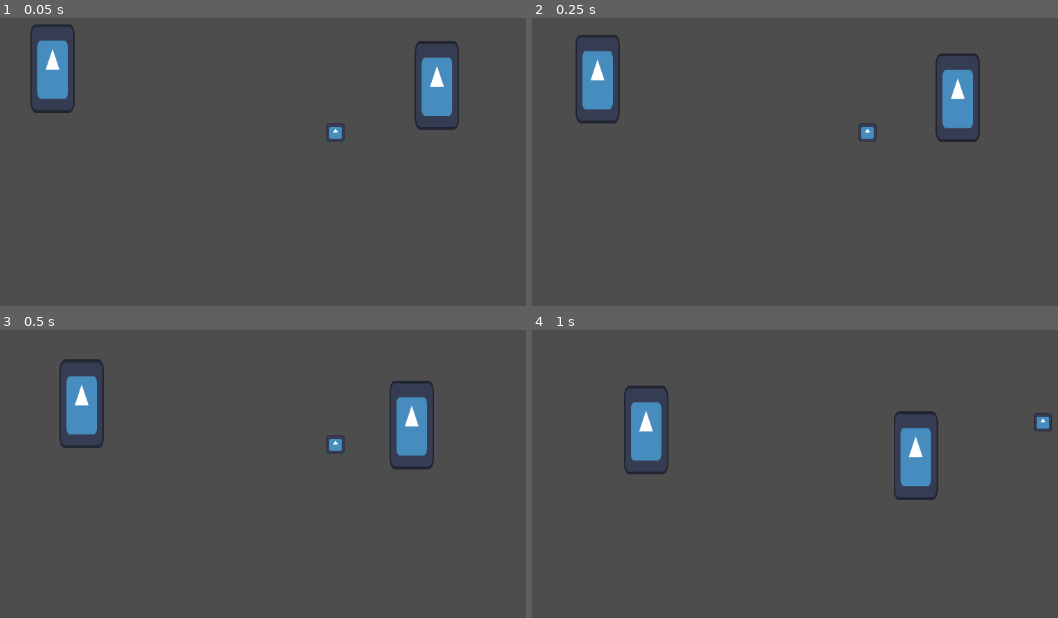
Above: before the commit, frames 1-4 (two rows, left to right).
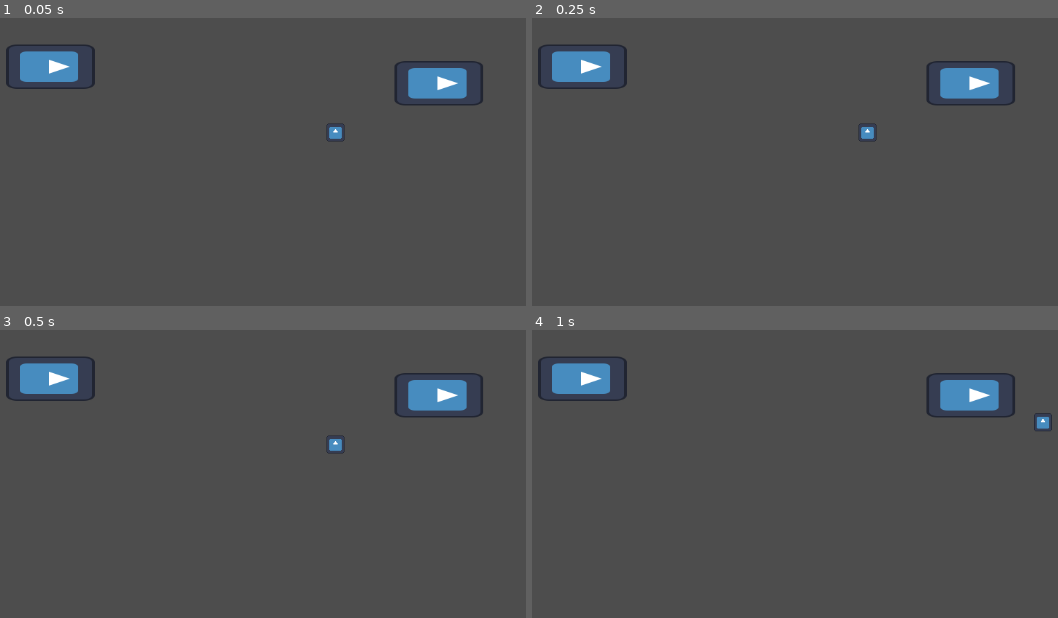
Above: after the commit, the same moments.

Repository: The-Churrosaur/RogueTimeStrategy
Game: Godot game, scene res://maps/main.tscn
The game is run twice, just before and just after one commit, with the same random seed, the same clock (stepped at 60 frames per second) and the same inputs. The engine's default icon, where the game draws it, is replaced by a stand-in: a white triangle on a blue panel in a dark square.
Inputs (mouse positions are in pixels of both pictures, inside the frame that each line leads up to):
- Up to frame 1 (0.05 s): no input
- Up to frame 2 (0.25 s): no input
- Up to frame 3 (0.5 s): no input
- Up to frame 4 (1 s): tap Enter (ui_accept) at 0.5, 0.77 s; move the mouse to (1042, 422) at 0.52 s; hold Right mouse button (ui_rmb) from 0.53 s (still down)

The runs differ from the first frame. In frame 1, 3.6% of the frame differs, in the area x 1-92%, y 2-39%; in frame 2, 3.9%; in frame 3, 5.3%; in frame 4, 6.1%, in the area x 1-92%, y 9-60%.

Commit message:
rotating finally works properly and picks the shortest path to turn towards the target

Diff:
--- a/logic/ui/unit_selection_tool.gd
+++ b/logic/ui/unit_selection_tool.gd
@@ -30,7 +30,7 @@
 
 	if event.is_action_pressed("ui_rmb"):
 		for unit in selected_units:
-			unit.set_target(get_global_mouse_position())
+			unit.move(get_global_mouse_position())
 
 
 
--- a/logic/units/detection/unit_vision.gd
+++ b/logic/units/detection/unit_vision.gd
@@ -51,5 +51,5 @@
 			if can_see(unit):
 				visible_units.append(unit)
 
-	print("unit vision: ", self, " has vision on:")
-	print(visible_units)
+#	print("unit vision: ", self, " has vision on:")
+#	print(visible_units)
--- a/logic/units/unit_controller.gd
+++ b/logic/units/unit_controller.gd
@@ -28,7 +28,7 @@
 
 
 func _ready():
-	unit_model.set_target(Vector2(500,500))
+	pass
 
 
 func _input(event):
@@ -50,8 +50,8 @@
 	modifier.add_modifier(self)
 
 
-func set_target(target : Vector2):
-	unit_model.set_target(target)
+func move(target: Vector2):
+	unit_model.rotate_and_move(target)
 
 
 # PRIVATE ==========
--- a/logic/units/unit_model.gd
+++ b/logic/units/unit_model.gd
@@ -1,40 +1,133 @@
 
 # worldspace node for units
 # handles kinematic movement
+
 
 class_name UnitModel
 extends CharacterBody2D
 
 
+
 # FIELDS ==========
 
 
+signal target_position_reached()
+signal target_rotation_reached()
+
+
+# do proper steering later
+enum MOVEMENT_STATE {HALTED, MOVING, ROTATING, STEERING}
+
 @export var speed = 2
+@export var rotation_speed = 2
 # how close to the target it has to be before chilling
 @export var position_precision = 1
 
-var move_target : Vector2
+@export_category("Runtime")
+@export var move_target : Vector2
+@export var rotation_target : float
+@export var movement_state = MOVEMENT_STATE.HALTED
+
 
 
 # CALLBACKS ==========
 
 
+
 func _physics_process(delta):
-	_move_to_target(move_target)
+
+	match movement_state:
+		MOVEMENT_STATE.MOVING: _move_to_target(move_target, delta)
+		MOVEMENT_STATE.ROTATING: _rotate_to_target(rotation_target, delta)
+
 
 
 # PUBLIC ==========
 
 
-func set_target(move_target : Vector2):
-	self.move_target = move_target
+
+func rotate_and_move(target : Vector2):
+
+	move_target = target
+	rotation_target = position.angle_to_point(target)
+
+	print("unit: moving to: ", target)
+	print("rotation: ", rotation, ", ", rotation_target)
+
+	_set_rotating()
+	await target_rotation_reached
+	_set_moving()
 
 
 # PRIVATE ==========
 
 
-func _move_to_target(target):
+
+
+# -- MOVEMENT STATE SETTERS:
+
+
+func _set_halt():
+	movement_state = MOVEMENT_STATE.HALTED
+
+
+func _set_moving():
+	movement_state = MOVEMENT_STATE.MOVING
+
+
+func _set_rotating():
+	movement_state = MOVEMENT_STATE.ROTATING
+
+
+# -- MOVMENT TIMESTEP FUNCTIONS
+
+
+func _move_to_target(target, delta):
 
 	var to_target : Vector2 = target - position
-	if (to_target.length() < position_precision): return
-	else: move_and_collide(to_target.normalized() * speed)
+	var displacement = to_target.normalized() * speed
+
+	# move towards target
+	if abs(displacement) < abs(to_target):
+		move_and_collide(displacement)
+	# move to target
+	else:
+		move_and_collide(to_target)
+		_set_halt()
+		emit_signal("target_position_reached")
+
+
+func _rotate_to_target(target_rotation, delta):
+
+	# is there a simpler way to do this???
+
+	# put current rotation and target rotation in reference frame of 0 to 360
+
+	var mod_rotation = fmod(rotation, TAU)
+	if mod_rotation < 0: mod_rotation += TAU
+
+	var mod_target = fmod(target_rotation, TAU)
+	if mod_target < 0: mod_target += TAU
+
+	# get the three possible distances
+	# (same hemisphere, rotating positive, rotating negative)
+
+	var a = mod_target - mod_rotation
+	var b = mod_target - mod_rotation - TAU
+	var c = mod_target - mod_rotation + TAU
+
+	# use the smallest magnitude of the three as our desired rotation + sign
+
+	var distances = {abs(a):a, abs(b):b, abs(c):c}
+
+	var rotation_delta = distances[distances.keys().min()]
+	var rotation_displacement = sign(rotation_delta) * rotation_speed * delta
+
+	# rotate towards target
+	if abs(rotation_delta) > abs(rotation_displacement):
+		rotate(rotation_displacement)
+	# rotate to target
+	else:
+		rotate(rotation_delta)
+		_set_halt()
+		emit_signal("target_rotation_reached")
--- a/logic/units/unit_model.tscn
+++ b/logic/units/unit_model.tscn
@@ -15,6 +15,7 @@
 script = ExtResource("1_bon3d")
 
 [node name="Sprite2D" type="Sprite2D" parent="."]
+rotation = 1.5708
 scale = Vector2(0.5, 1)
 texture = ExtResource("2_joqi8")
 
@@ -22,6 +23,7 @@
 unit_model = NodePath("..")
 
 [node name="CollisionShape2D" type="CollisionShape2D" parent="."]
+rotation = 1.5708
 shape = SubResource("CapsuleShape2D_ff2kq")
 
 [node name="unit_selection_area" parent="." node_paths=PackedStringArray("unit_controller") instance=ExtResource("3_jxyok")]
